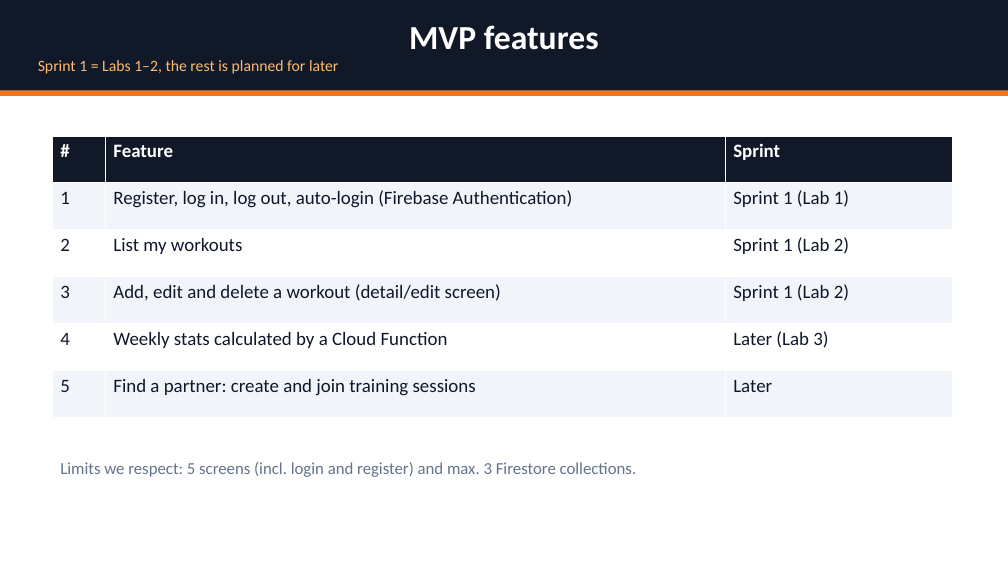
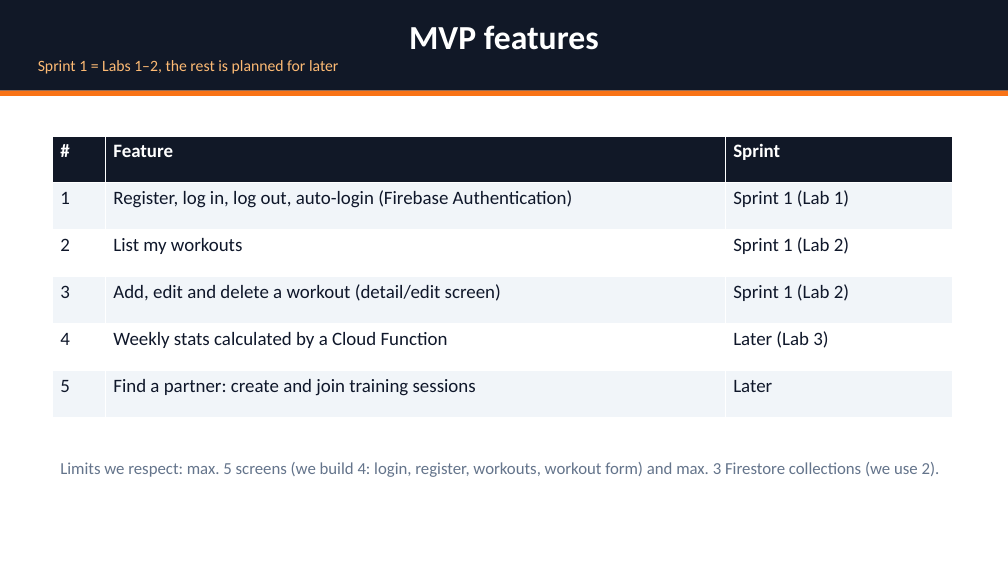
Before and after one commit to Ozodiy/gymbuddy-app, a slide deck: slide 4 of docs/presentation/GymBuddy_Lab1_Presentation.pptx. Drawn at 1008x567 pixels with LibreOffice and Linux fonts; fonts in the diff are those of the drawing. Boxes give left, top, right and bottom in pixels: in the first picture for what was removed or moved away, otherwise in the second. Text is boxed around its words. In the diff, an @@ line names an element or a change of style, - is before the commit and + after.

```diff
--- a/docs/presentation/GymBuddy_Lab1_Presentation.pptx
+++ b/docs/presentation/GymBuddy_Lab1_Presentation.pptx
@@ text at <box>60,462,940,477</box>: text changed @@
-Limits we respect: 5 screens (incl. login and register) and max. 3 Firestore collections.
+Limits we respect: max. 5 screens (we build 4: login, register, workouts, workout form) and max. 3 Firestore collections (we use 2).
```
Also in this commit, not shown: 3 other slides changed, 9 other files.
